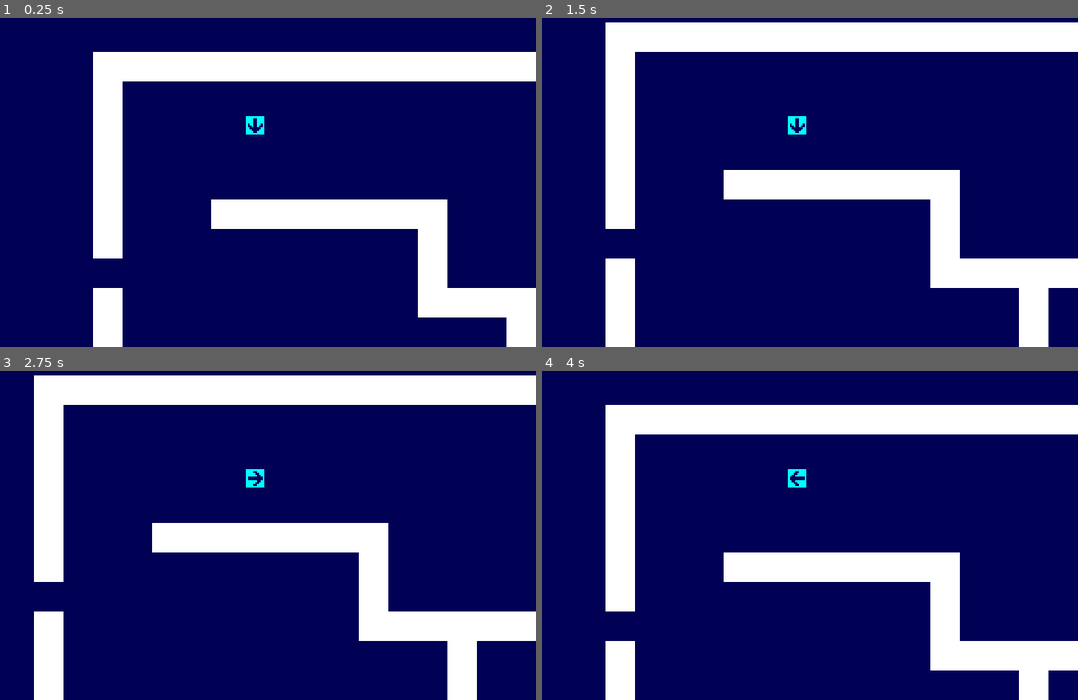
Above: before the commit, frames 1-4 (two rows, left to right).
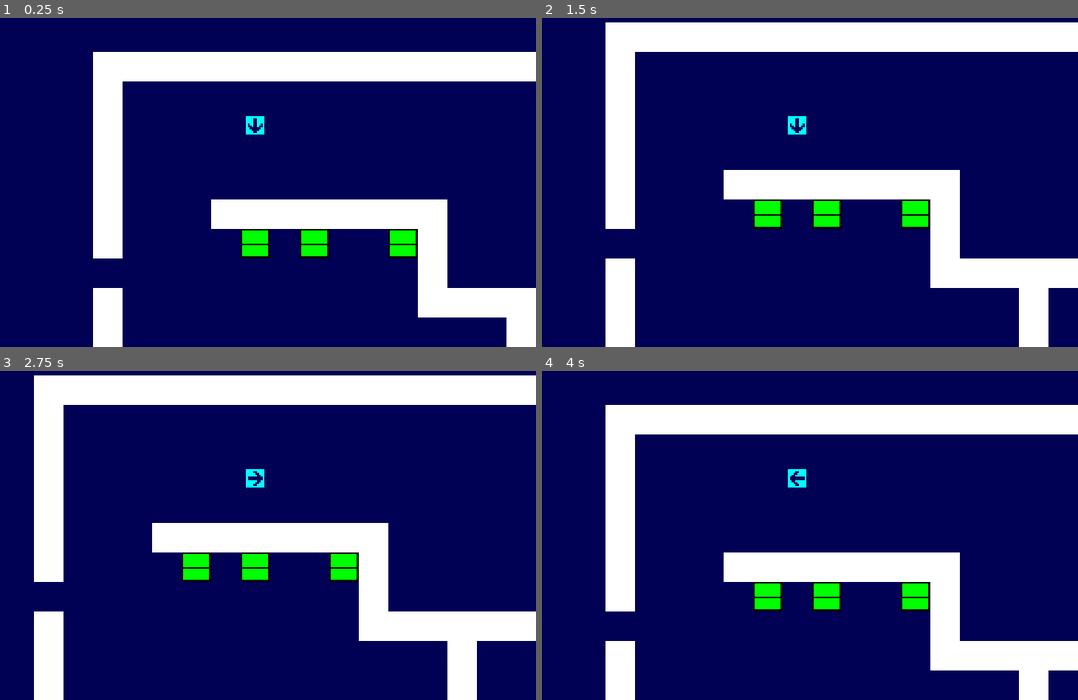
Above: after the commit, the same moments.

Repository: BeamBrain1/Morphose
Game: Godot game, scene res://Scenes/Global/root.tscn
The game is run twice, just before and just after one commit, with the same random seed, the same clock (stepped at 60 frames per second) and the same inputs.
Inputs (mouse positions are in pixels of both pictures, inside the frame that each line leads up to):
- Up to frame 1 (0.25 s): no input
- Up to frame 2 (1.5 s): tap Enter (overworld_interact, bound only after the commit) at 0.5, 0.6 s; move the mouse to (911, 103) at 0.52 s; hold Right (right) 0.53-1.28 s; tap Space at 1.25 s; move the mouse to (665, 146) at 1.27 s; hold Down (down) from 1.28 s (still down); click (665, 146) at 1.35 s
- Up to frame 3 (2.75 s): tap Enter (overworld_interact, bound only after the commit) at 1.55, 2, 2.1 s; move the mouse to (300, 380) at 2.02 s; release Down (down) at 2.03 s; hold Right (right) from 2.03 s (still down)
- Up to frame 4 (4 s): tap Space at 2.75 s; move the mouse to (751, 568) at 2.77 s; release Right (right) at 2.78 s; hold Up (up) 2.78-3.53 s; tap Enter (overworld_interact, bound only after the commit) at 2.85, 3.5, 3.8 s; move the mouse to (960, 545) at 3.52 s; hold Left (left) from 3.53 s (still down); click (960, 545) at 3.6 s

The runs differ from the first frame. In frame 1, 1.5% of the frame differs, in the area x 44-78%, y 64-74%; in frame 2, 1.5%; in frame 3, 1.5%; in frame 4, 1.5%.

Commit message:
Daily backup

Diff:
--- a/Scenes/Controllers/controller_overworld.gd
+++ b/Scenes/Controllers/controller_overworld.gd
@@ -17,6 +17,7 @@
 	add_child(current_map)
 	current_map.party_moved.connect(partyStep)
 	current_map.warp_point_hit.connect(warpPartyTo)
+	current_map.bp_collected.connect(collectBlueprint)
 	current_map.setPartyGridPosition(party_grid_position)
 	current_map.map_name = map_name
 	updateGlobalPartyPosition()
@@ -42,3 +43,8 @@
 
 func warpPartyTo(warp_point: WarpPoint) -> void:
 	assignOverworldMapAndPartyLocation(warp_point.destination_map, warp_point.destination_tile)
+
+
+func collectBlueprint(blueprint) -> void:
+	ActiveSaveData.collectBlueprint(blueprint)
+	print("Collected blueprint: " + blueprint.getDialogDisplayName())
--- a/Scenes/Global/ActiveSaveData.gd
+++ b/Scenes/Global/ActiveSaveData.gd
@@ -9,3 +9,20 @@
 
 static func getNextBattle() -> Array:
 	return EncounterTable.getEncounterAtIndex(current_battle)
+
+
+static func collectBlueprint(blueprint) -> void:
+	if blueprint is BlueprintAttack:
+		found_blueprints_attack.append(blueprint)
+	elif blueprint is BlueprintSupport:
+		found_blueprints_support.append(blueprint)
+	if blueprint is BlueprintPassive:
+		found_blueprints_passive.append(blueprint)
+
+
+static func allCollectedBlueprints() -> Array:
+	var result = []
+	for list in [found_blueprints_attack, found_blueprints_support, found_blueprints_passive]:
+		for blueprint in list:
+			result.append(blueprint)
+	return result
--- /dev/null
+++ b/Scenes/Overworld/ActiveObjects/BlueprintContainer.tscn
@@ -0,0 +1,37 @@
+[gd_scene format=3 uid="uid://ln74oo8r32i1"]
+
+[ext_resource type="Script" uid="uid://bfqijdd48ywuf" path="res://Scenes/Overworld/ActiveObjects/blueprint_container.gd" id="1_h6egy"]
+[ext_resource type="Texture2D" uid="uid://dfyntpiaghlsx" path="res://Graphics/OverworldObjects/blueprint_container.png" id="1_v0aft"]
+
+[sub_resource type="AtlasTexture" id="AtlasTexture_cekrq"]
+atlas = ExtResource("1_v0aft")
+region = Rect2(0, 0, 16, 16)
+
+[sub_resource type="AtlasTexture" id="AtlasTexture_82iew"]
+atlas = ExtResource("1_v0aft")
+region = Rect2(16, 0, 16, 16)
+
+[sub_resource type="SpriteFrames" id="SpriteFrames_h6egy"]
+animations = [{
+"frames": [{
+"duration": 1.0,
+"texture": SubResource("AtlasTexture_cekrq")
+}],
+"loop": true,
+"name": &"closed",
+"speed": 5.0
+}, {
+"frames": [{
+"duration": 1.0,
+"texture": SubResource("AtlasTexture_82iew")
+}],
+"loop": true,
+"name": &"opened",
+"speed": 5.0
+}]
+
+[node name="BlueprintContainer" type="AnimatedSprite2D" unique_id=1786945268]
+sprite_frames = SubResource("SpriteFrames_h6egy")
+animation = &"closed"
+centered = false
+script = ExtResource("1_h6egy")
--- a/Scenes/Overworld/PartyToken.tscn
+++ b/Scenes/Overworld/ActiveObjects/PartyToken.tscn
@@ -1,7 +1,7 @@
 [gd_scene format=3 uid="uid://bm5l7me1ug7k2"]
 
 [ext_resource type="Texture2D" uid="uid://dnwovnv2te2wb" path="res://Graphics/OverworldObjects/party.png" id="1_choj3"]
-[ext_resource type="Script" uid="uid://bqa3lxc78xx6r" path="res://Scenes/Overworld/party_token.gd" id="2_jvact"]
+[ext_resource type="Script" uid="uid://bqa3lxc78xx6r" path="res://Scenes/Overworld/ActiveObjects/party_token.gd" id="2_jvact"]
 
 [sub_resource type="AtlasTexture" id="AtlasTexture_jvact"]
 atlas = ExtResource("1_choj3")
--- a/Scenes/Overworld/WarpPoint.tscn
+++ b/Scenes/Overworld/ActiveObjects/WarpPoint.tscn
@@ -1,7 +1,7 @@
 [gd_scene format=3 uid="uid://dbm7qaox2j8jm"]
 
 [ext_resource type="Texture2D" uid="uid://cnbg16critmie" path="res://Graphics/OverworldObjects/warp_point.png" id="1_yhnma"]
-[ext_resource type="Script" uid="uid://2ui35hmof5tp" path="res://Scenes/Overworld/warp_point.gd" id="2_b8yyb"]
+[ext_resource type="Script" uid="uid://2ui35hmof5tp" path="res://Scenes/Overworld/ActiveObjects/warp_point.gd" id="2_b8yyb"]
 
 [node name="WarpPoint" type="Sprite2D" unique_id=852875268]
 texture = ExtResource("1_yhnma")
--- /dev/null
+++ b/Scenes/Overworld/ActiveObjects/blueprint_container.gd
@@ -0,0 +1,37 @@
+class_name BlueprintContainer
+extends AnimatedSprite2D
+
+@export var blueprint_name: String
+@export var blueprint_tier: int
+
+var blueprint: Blueprint
+
+# Called when the node enters the scene tree for the first time.
+func _ready() -> void:
+	assignBlueprint()
+	if hasBeenOpened():
+		preopen()
+
+
+func assignBlueprint() -> void:
+	blueprint = Blueprint.getBlueprintFromGlobalList(blueprint_name, blueprint_tier)
+
+
+func open() -> void:
+	play("opened")
+
+
+func preopen() -> void:
+	play("opened")
+
+
+func getBlueprint() -> Blueprint:
+	return blueprint
+
+
+# A container is marked as opened if the party already has its blueprint
+func hasBeenOpened() -> bool:
+	for bp in ActiveSaveData.allCollectedBlueprints():
+		if bp.equals(blueprint):
+			return true
+	return false
--- a/Scenes/Overworld/party_token.gd
+++ b/Scenes/Overworld/ActiveObjects/party_token.gd
@@ -14,6 +14,8 @@
 		attemptMoveLeft()
 	elif Input.is_action_just_pressed("right"):
 		attemptMoveRight()
+	elif Input.is_action_just_pressed("overworld_interact"):
+		attemptInteract()
 
 
 func attemptMoveUp() -> void:
@@ -37,7 +39,12 @@
 
 
 func attemptInteract() -> void:
-	emit_signal("interact", currentFacingDirection())
+	emit_signal("interact", getInteractingObjectPosition())
+
+
+# Get the position of the object the party is attempting to interact with based on position and direction
+func getInteractingObjectPosition() -> Vector2:
+	return OverworldMap.gridPosition(self) + GlobalProgramData.direction_vector[currentFacingDirection()]
 
 
 func currentFacingDirection() -> GlobalProgramData.DIRECTION:
--- a/Scenes/Overworld/Maps/OverworldMap.tscn
+++ b/Scenes/Overworld/Maps/OverworldMap.tscn
@@ -1,13 +1,15 @@
 [gd_scene format=3 uid="uid://b8urpap6yh44c"]
 
 [ext_resource type="Script" uid="uid://dr3r8aqh4nvr0" path="res://Scenes/Overworld/Maps/overworld_map.gd" id="1_spnbm"]
-[ext_resource type="PackedScene" uid="uid://bm5l7me1ug7k2" path="res://Scenes/Overworld/PartyToken.tscn" id="2_1yhsc"]
+[ext_resource type="PackedScene" uid="uid://bm5l7me1ug7k2" path="res://Scenes/Overworld/ActiveObjects/PartyToken.tscn" id="2_1yhsc"]
 
 [node name="OverworldMap" type="Node2D" unique_id=1987703735]
 script = ExtResource("1_spnbm")
 
 [node name="TileMapLayersLower" type="Node2D" parent="." unique_id=1840348333]
 
+[node name="BPContainers" type="Node2D" parent="." unique_id=1751327076]
+
 [node name="PartyToken" parent="." unique_id=809970201 instance=ExtResource("2_1yhsc")]
 
 [node name="TileMapLayersUpper" type="Node2D" parent="." unique_id=1884149053]
--- a/Scenes/Overworld/Maps/TestMap1.tscn
+++ b/Scenes/Overworld/Maps/TestMap1.tscn
@@ -2,8 +2,9 @@
 
 [ext_resource type="Script" uid="uid://dr3r8aqh4nvr0" path="res://Scenes/Overworld/Maps/overworld_map.gd" id="1_pviaa"]
 [ext_resource type="PackedScene" uid="uid://cehs7twg2s8au" path="res://Scenes/Overworld/TileMapLayers/TileMapLayerMorphose.tscn" id="2_72qr6"]
-[ext_resource type="PackedScene" uid="uid://bm5l7me1ug7k2" path="res://Scenes/Overworld/PartyToken.tscn" id="3_j5bwv"]
-[ext_resource type="PackedScene" uid="uid://dbm7qaox2j8jm" path="res://Scenes/Overworld/WarpPoint.tscn" id="4_72qr6"]
+[ext_resource type="PackedScene" uid="uid://ln74oo8r32i1" path="res://Scenes/Overworld/ActiveObjects/BlueprintContainer.tscn" id="3_fvegh"]
+[ext_resource type="PackedScene" uid="uid://bm5l7me1ug7k2" path="res://Scenes/Overworld/ActiveObjects/PartyToken.tscn" id="3_j5bwv"]
+[ext_resource type="PackedScene" uid="uid://dbm7qaox2j8jm" path="res://Scenes/Overworld/ActiveObjects/WarpPoint.tscn" id="4_72qr6"]
 
 [node name="OverworldMap" type="Node2D" unique_id=1987703735]
 script = ExtResource("1_pviaa")
@@ -12,6 +13,23 @@
 
 [node name="Layer1" parent="TileMapLayersLower" unique_id=341831536 instance=ExtResource("2_72qr6")]
 tile_map_data = PackedByteArray("AAAAAAAAAAABAAAAAAAAAAEAAAABAAAAAAAAAAIAAAABAAAAAAAAAAMAAAABAAAAAAAAAAQAAAABAAAAAAAAAA …(35824 unchanged characters)…
+
+[node name="BPContainers" type="Node2D" parent="." unique_id=1942269046]
+
+[node name="BlueprintContainer" parent="BPContainers" unique_id=1786945268 instance=ExtResource("3_fvegh")]
+position = Vector2(80, 96)
+blueprint_name = "Claw"
+blueprint_tier = 1
+
+[node name="BlueprintContainer2" parent="BPContainers" unique_id=596404887 instance=ExtResource("3_fvegh")]
+position = Vector2(112, 96)
+blueprint_name = "Claw"
+blueprint_tier = 2
+
+[node name="BlueprintContainer3" parent="BPContainers" unique_id=270748362 instance=ExtResource("3_fvegh")]
+position = Vector2(160, 96)
+blueprint_name = "Laser"
+blueprint_tier = 1
 
 [node name="PartyToken" parent="." unique_id=809970201 instance=ExtResource("3_j5bwv")]
 
--- a/Scenes/Overworld/Maps/TestMap2.tscn
+++ b/Scenes/Overworld/Maps/TestMap2.tscn
@@ -2,8 +2,9 @@
 
 [ext_resource type="Script" uid="uid://dr3r8aqh4nvr0" path="res://Scenes/Overworld/Maps/overworld_map.gd" id="1_r66yy"]
 [ext_resource type="PackedScene" uid="uid://mi56g4x7wi62" path="res://Scenes/Overworld/TileMapLayers/TestLayer.tscn" id="2_qgx0p"]
-[ext_resource type="PackedScene" uid="uid://bm5l7me1ug7k2" path="res://Scenes/Overworld/PartyToken.tscn" id="3_pjl7k"]
-[ext_resource type="PackedScene" uid="uid://dbm7qaox2j8jm" path="res://Scenes/Overworld/WarpPoint.tscn" id="4_oepq4"]
+[ext_resource type="PackedScene" uid="uid://ln74oo8r32i1" path="res://Scenes/Overworld/ActiveObjects/BlueprintContainer.tscn" id="3_decin"]
+[ext_resource type="PackedScene" uid="uid://bm5l7me1ug7k2" path="res://Scenes/Overworld/ActiveObjects/PartyToken.tscn" id="3_pjl7k"]
+[ext_resource type="PackedScene" uid="uid://dbm7qaox2j8jm" path="res://Scenes/Overworld/ActiveObjects/WarpPoint.tscn" id="4_oepq4"]
 
 [node name="OverworldMap" type="Node2D" unique_id=1987703735]
 script = ExtResource("1_r66yy")
@@ -12,6 +13,23 @@
 
 [node name="Layer1" parent="TileMapLayersLower" unique_id=341831536 instance=ExtResource("2_qgx0p")]
 tile_map_data = PackedByteArray("AAABAAEAAAAAAAAAAAABAAIAAAAAAAAAAAABAAMAAAAAAAAAAAABAAQAAAAAAAAAAAABAAUAAAAAAAAAAAABAA …(15232 unchanged characters)…
+
+[node name="BPContainers" type="Node2D" parent="." unique_id=816773934]
+
+[node name="BlueprintContainer3" parent="BPContainers" unique_id=1786945268 instance=ExtResource("3_decin")]
+position = Vector2(16, 128)
+blueprint_name = "Laser"
+blueprint_tier = 1
+
+[node name="BlueprintContainer4" parent="BPContainers" unique_id=85296621 instance=ExtResource("3_decin")]
+position = Vector2(16, 112)
+blueprint_name = "Laser"
+blueprint_tier = 2
+
+[node name="BlueprintContainer5" parent="BPContainers" unique_id=984561356 instance=ExtResource("3_decin")]
+position = Vector2(16, 96)
+blueprint_name = "Missile"
+blueprint_tier = 1
 
 [node name="PartyToken" parent="." unique_id=809970201 instance=ExtResource("3_pjl7k")]
 
--- a/Scenes/Overworld/Maps/overworld_map.gd
+++ b/Scenes/Overworld/Maps/overworld_map.gd
@@ -5,12 +5,14 @@
 
 signal party_moved
 signal warp_point_hit
+signal bp_collected
 
 var map_name: String
 
 
 func _ready() -> void:
 	get_node("PartyToken").move.connect(attemptMovePartyToken)
+	get_node("PartyToken").interact.connect(attemptInteract)
 
 
 func setPartyGridPosition(tile_grid_loc: Vector2) -> void:
@@ -26,6 +28,9 @@
 			return false
 	for tile_map in get_node("TileMapLayersUpper").get_children():
 		if tile_map.isSolidTile(tile_loc):
+			return false
+	for container in get_node("BPContainers").get_children():
+		if gridCoordMatch(container, tile_loc):
 			return false
 	return true
 
@@ -71,3 +76,25 @@
 
 func gridCoordMatch(object, coord: Vector2) -> bool:
 	return gridPosition(object).x == int(coord.x) and gridPosition(object).y == int(coord.y)
+
+
+# Party has just attempted to interact with object at supplied position
+func attemptInteract(grid_position: Vector2) -> void:
+	var container: BlueprintContainer = blueprintContainerAt(grid_position)
+	if container == null:
+		pass
+	elif not container.hasBeenOpened():
+		container.open()
+		emit_signal("bp_collected", container.blueprint)
+
+
+# Returns container at specified position or null if none
+func blueprintContainerAt(grid_position: Vector2) -> BlueprintContainer:
+	for container in get_node("BPContainers").get_children():
+		if gridCoordMatch(container, grid_position):
+			return container
+	return null
+
+
+func blueprintContainerOpened(blueprint) -> void:
+	emit_signal("bp_collected", blueprint)
--- a/Scenes/Overworld/overworld_position.gd
+++ b/Scenes/Overworld/overworld_position.gd
@@ -8,3 +8,7 @@
 func _init(map_in: String = "", grid_position_in: Vector2 = Vector2(0, 0)):
 	map_name = map_in
 	grid_position = grid_position_in
+
+
+func equals(other: OverworldPosition) -> bool:
+	return map_name == other.map_name and int(grid_position.x) == int(other.grid_postion.x) and int(grid_position.y) == int(other.grid_postion.y)
--- a/project.godot
+++ b/project.godot
@@ -57,6 +57,11 @@
 "events": [Object(InputEventKey,"resource_local_to_scene":false,"resource_name":"","device":0,"window_id":0,"alt_presse …(194 unchanged characters)…
 ]
 }
+overworld_interact={
+"deadzone": 0.2,
+"events": [Object(InputEventKey,"resource_local_to_scene":false,"resource_name":"","device":0,"window_id":0,"alt_pressed":false,"shift_pressed":false,"ctrl_pressed":false,"meta_pressed":false,"pressed":false,"keycode":0,"physical_keycode":4194309,"key_label":0,"unicode":0,"location":0,"echo":false,"script":null)
+]
+}
 
 [physics]
 
Binary file added: Graphics/OverworldObjects/blueprint_container.png
Not shown, added: Graphics/OverworldObjects/blueprint_container.png.import
Not shown, added: Scenes/Overworld/ActiveObjects/blueprint_container.gd.uid
Renamed: Scenes/Overworld/party_token.gd.uid -> Scenes/Overworld/ActiveObjects/party_token.gd.uid
Renamed: Scenes/Overworld/warp_point.gd -> Scenes/Overworld/ActiveObjects/warp_point.gd
Renamed: Scenes/Overworld/warp_point.gd.uid -> Scenes/Overworld/ActiveObjects/warp_point.gd.uid
